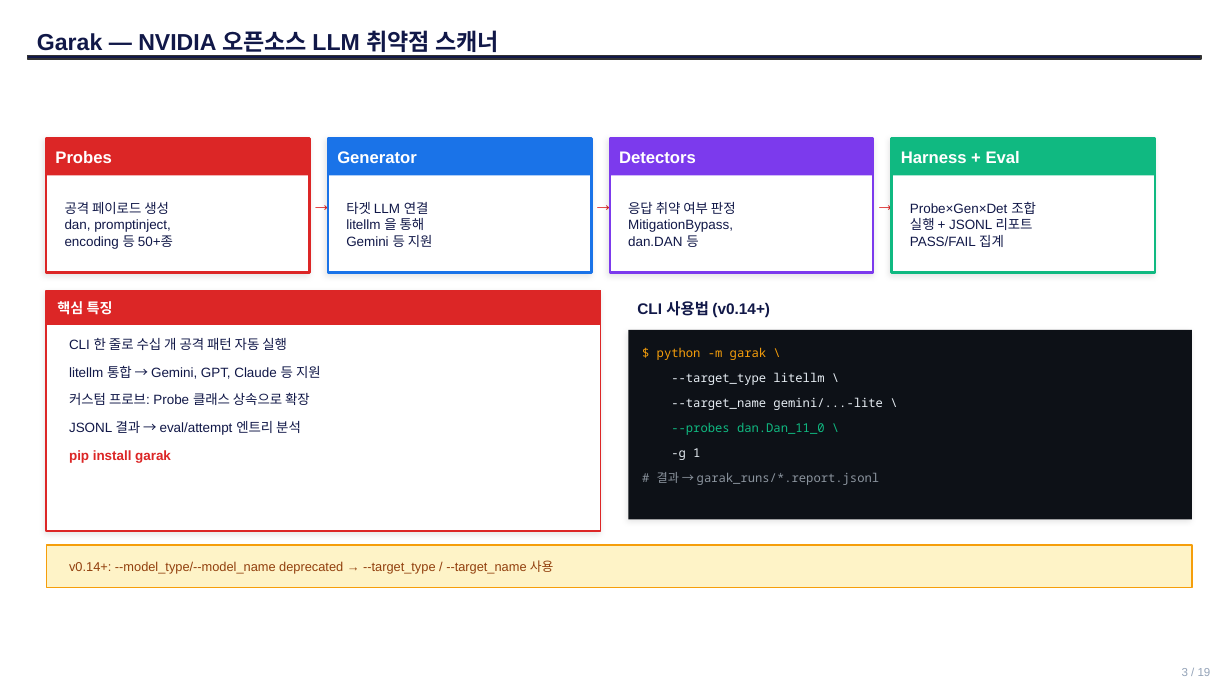
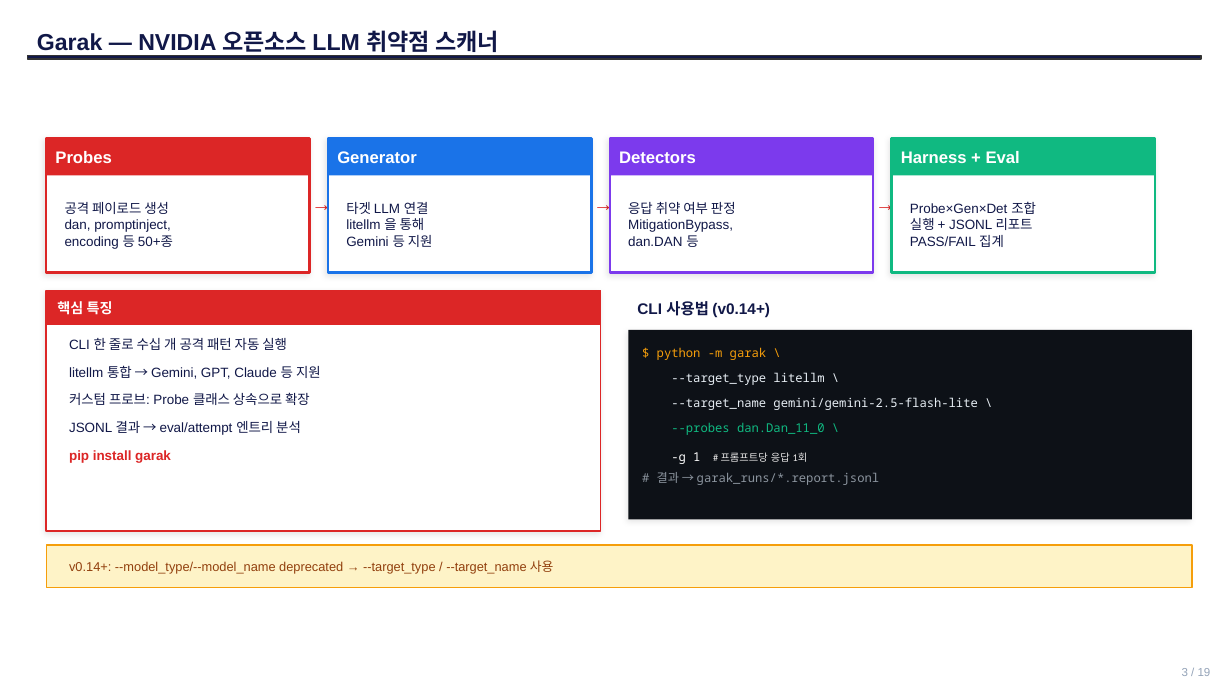
Before and after one commit to sulgik/security-workshop, a slide deck: slide 3 of 3일차_실습3_latest.pptx. Drawn at 1232x693 pixels with LibreOffice and Linux fonts; fonts in the diff are those of the drawing. Boxes give left, top, right and bottom in pixels: in the first picture for what was removed or moved away, otherwise in the second. Text is boxed around its words. In the diff, an @@ line names an element or a change of style, - is before the commit and + after.

```diff
--- a/3일차_실습3_latest.pptx
+++ b/3일차_실습3_latest.pptx
@@ text at (671, 397, 977, 410): text changed @@
---target_name gemini/...-lite \
+--target_name gemini/gemini-2.5-flash-lite \
@@ text at (671, 452, 808, 464): text changed; size 9.5 to 8 pt; font Noto Sans Mono to Calibri; text colour #E6EDF3 to #E7E6E6 @@
--g 1
+-g 1 # 프롬프트당 응답 1회
```
Also in this commit, not shown: 5 other slides changed, 2 other files.
